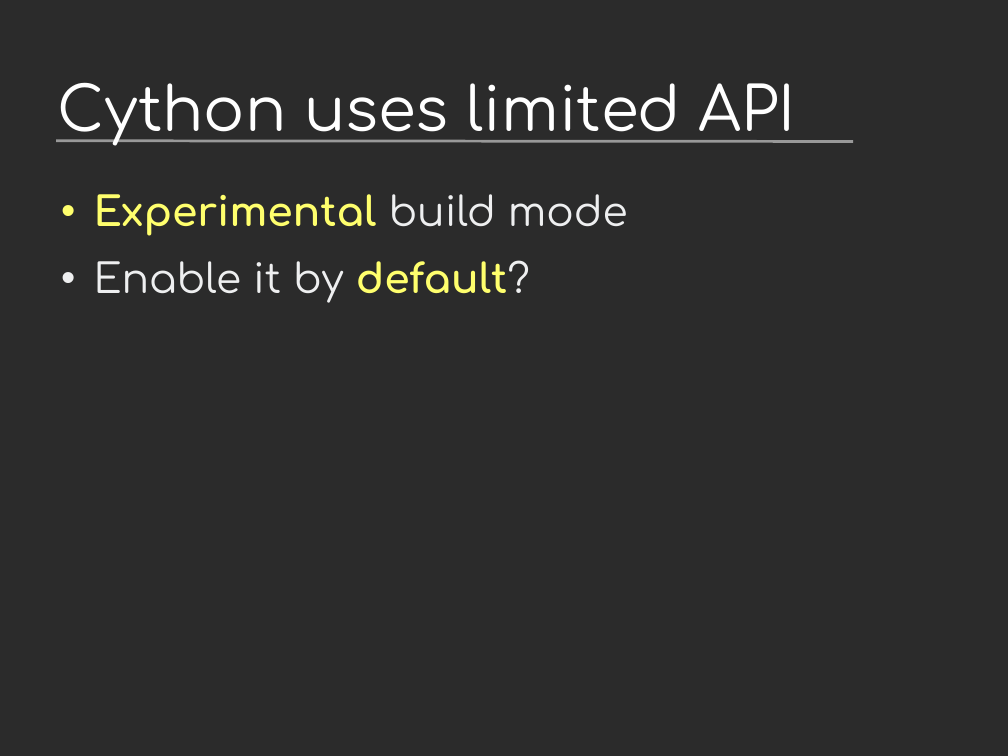
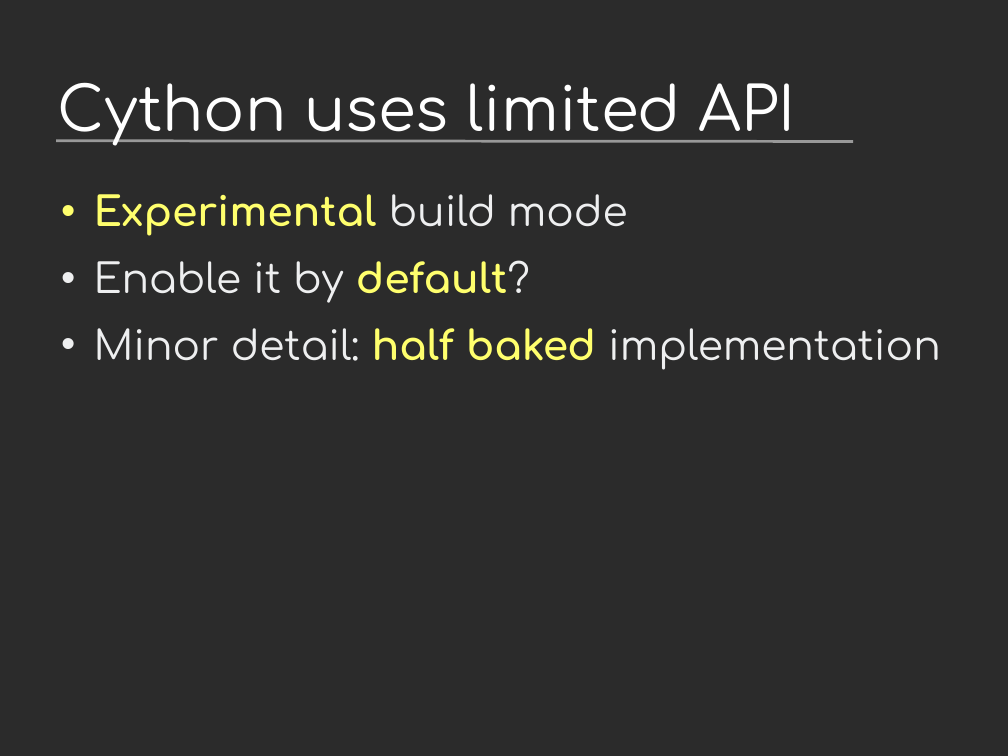
Before and after one commit to vstinner/talks, a slide deck: slide 27 of 2023-CoreDevSprint-Brno/c-api.odp. Drawn at 1008x756 pixels with LibreOffice and Linux fonts; fonts in the diff are those of the drawing; background and template pictures are left out; a plain dark background stands for a picture behind light text. Boxes give left, top, right and bottom in pixels: in the first picture for what was removed or moved away, otherwise in the second. Text is boxed around its words. In the diff, an @@ line names an element or a change of style, - is before the commit and + after.

```diff
--- a/2023-CoreDevSprint-Brno/c-api.odp
+++ b/2023-CoreDevSprint-Brno/c-api.odp
@@ text at (94, 328, 941, 369): paragraph added @@
+• Minor detail: half baked implementation
```
Also in this commit, not shown: 3 other slides changed, 1 other file.
